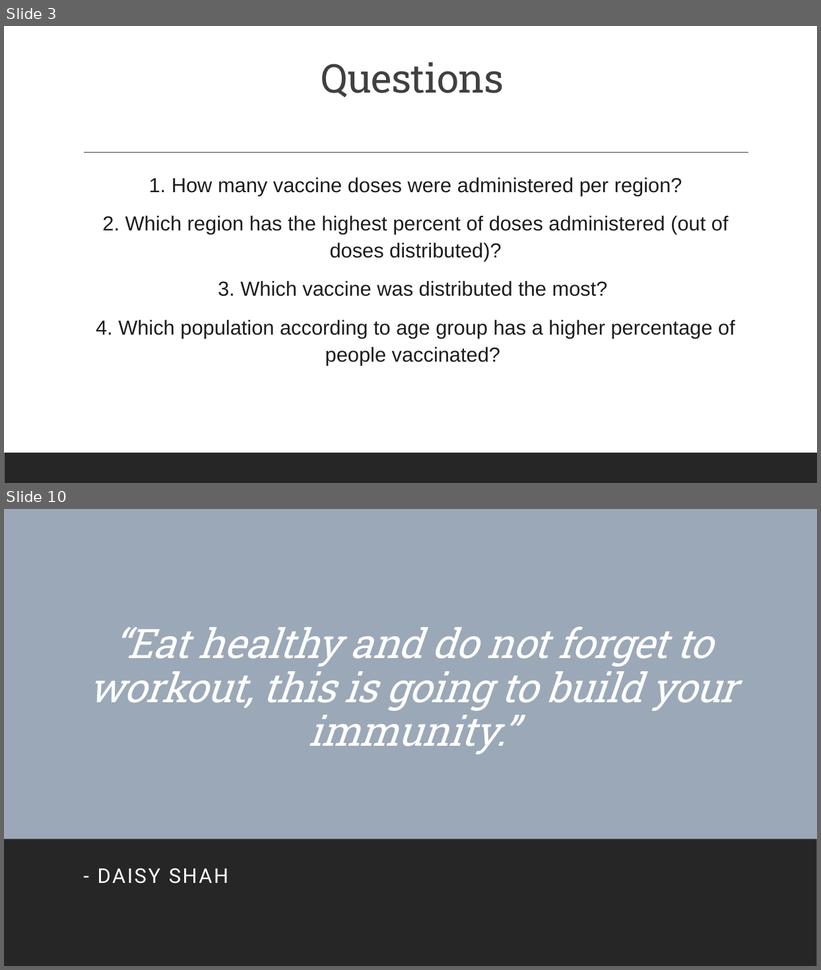
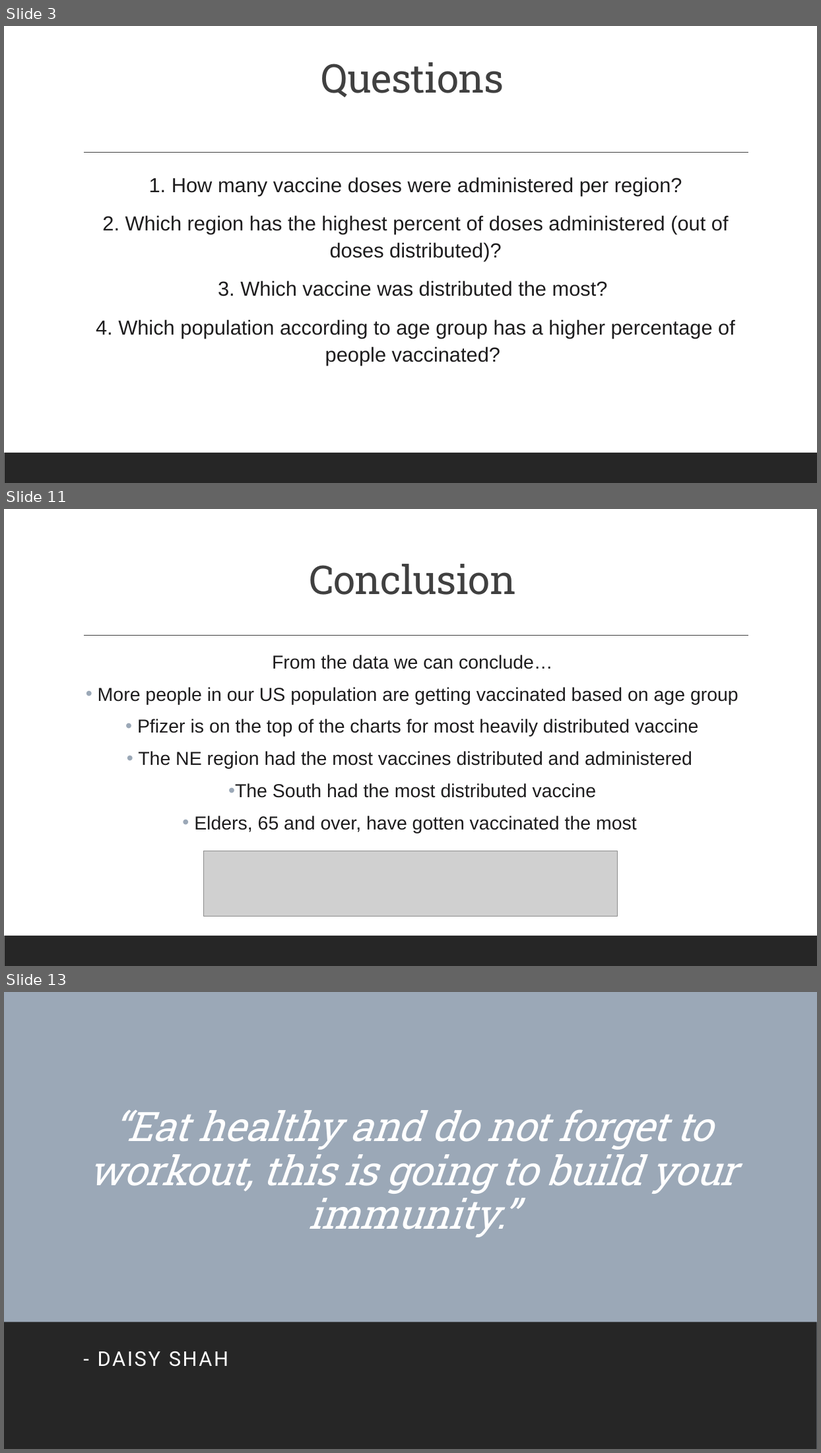
Before and after one commit to Ramsha2025/US-Vaccine-Tracker-Challenge, a slide deck: US Vaccine Tracker.pptx. Shown one above the other, each under a label of ours: slides 3 and 10 before the commit, slides 3, 11 and 13 after it; the slides between them are not shown. The pictures are 821x970 and 821x1453 pixels, drawn with LibreOffice and Linux fonts; fonts in the diff are those of the drawing; grey boxes stand for pictures. Boxes give left, top, right and bottom in pixels: in the first picture for what was removed or moved away, otherwise in the second. Text is boxed around its words. In the diff, an @@ line names an element or a change of style, - is before the commit and + after.

```diff
--- a/US Vaccine Tracker.pptx
+++ b/US Vaccine Tracker.pptx
@@ slide 11 added at bbox=[4, 509, 817, 966], background #FFFFFF; not listed: 2 template elements that a slide beside it also shows @@
@@ title added at bbox=[309, 564, 516, 595], 47 pt, text #404040 @@
+Conclusion
@@ text added at bbox=[98, 655, 739, 833], 22.2 pt, text #1D1C1D @@
+From the data we can conclude…
+• More people in our US population are getting vaccinated based on age group
+• Pfizer is on the top of the charts for most heavily distributed vaccine
+• The NE region had the most vaccines distributed and administered
+• The South had the most distributed vaccine
+• Elders, 65 and over, have gotten vaccinated the most
@@ picture added at bbox=[204, 852, 618, 917] @@
@@ what was slide 10 is now slide 13 @@
```
Also in this commit, not shown: 6 slides changed, 3 other slides added, 1 slide removed.
